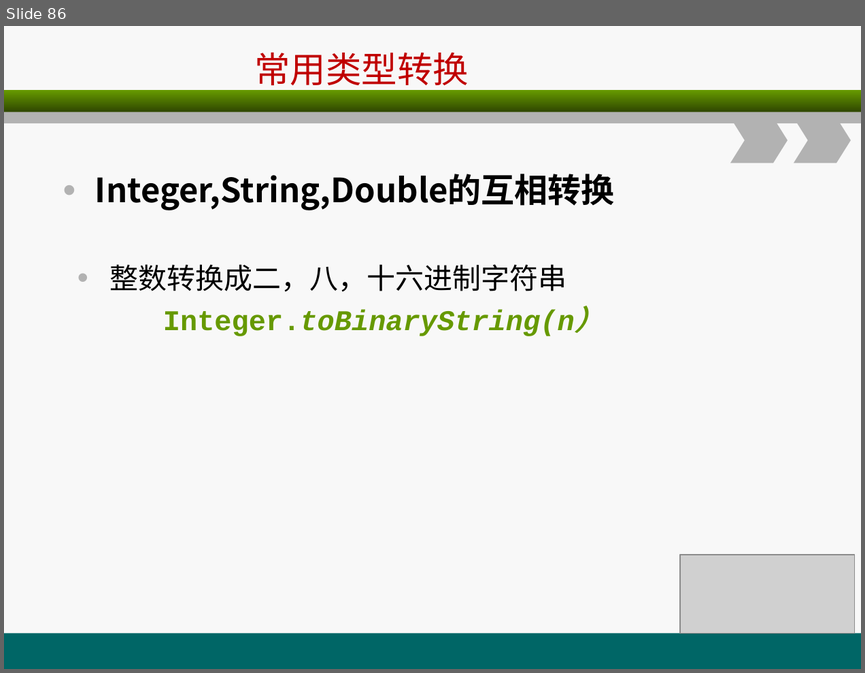
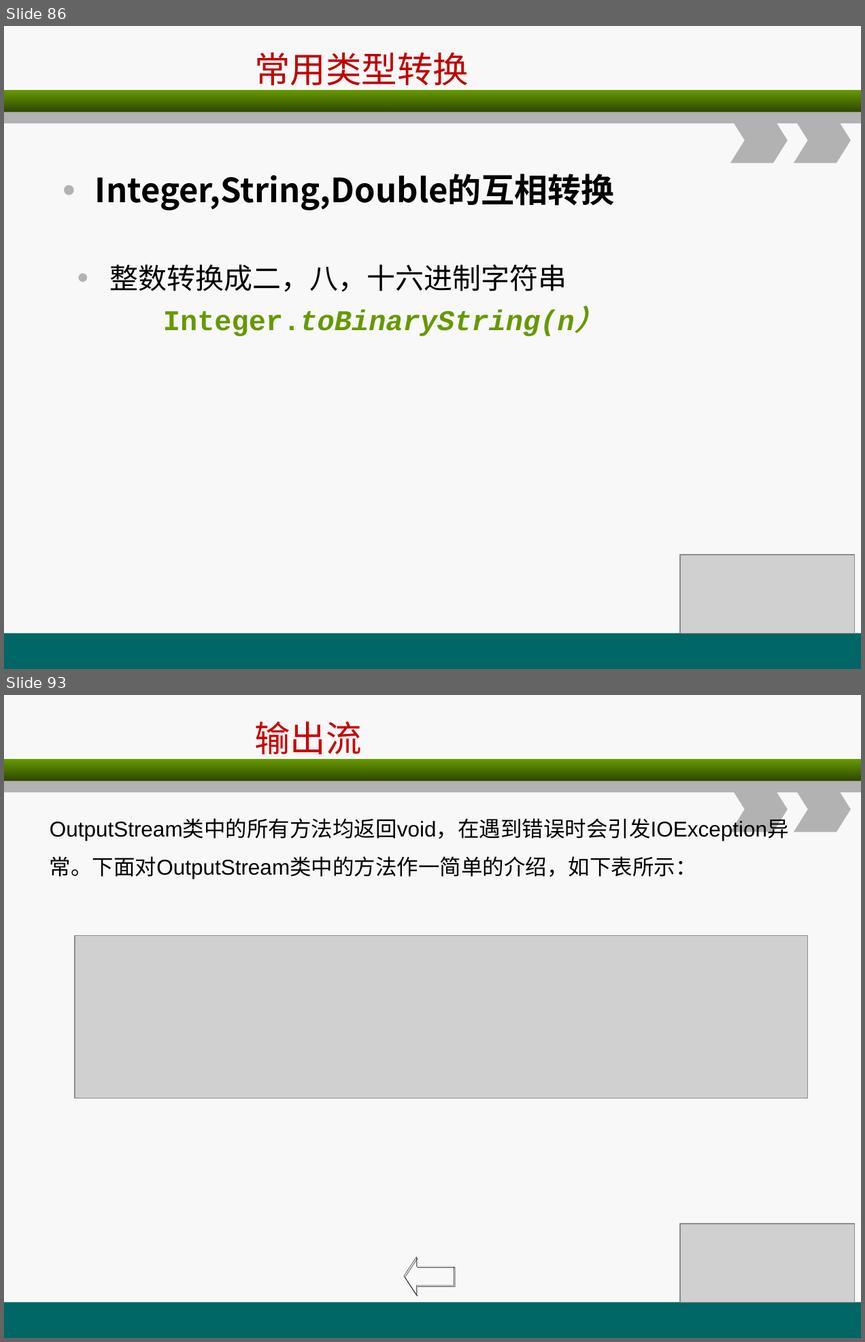
Before and after one commit to christwei/gitDoc, a slide deck: 课件/环宇/java编程基础/A3.ppt. Shown one above the other, each under a label of ours: slide 86 before the commit, slides 86 and 93 after it; the slides between them are not shown. The pictures are 865x673 and 865x1342 pixels, drawn with LibreOffice and Linux fonts; fonts in the diff are those of the drawing; grey boxes stand for pictures. Boxes give left, top, right and bottom in pixels: in the first picture for what was removed or moved away, otherwise in the second. Text is boxed around its words. In the diff, an @@ line names an element or a change of style, - is before the commit and + after.

```diff
--- a/课件/环宇/java编程基础/A3.ppt
+++ b/课件/环宇/java编程基础/A3.ppt
@@ slide 93 added at [4, 695, 861, 1338], background #F8F8F8; not listed: 5 template elements that a slide beside it also shows @@
@@ title added at [254, 722, 361, 761], 30 pt, text #CC0000 @@
+输出流
@@ text added at [50, 819, 789, 879], 18 pt, text #000000 @@
+OutputStream类中的所有方法均返回void，在遇到错误时会引发IOException异常。下面对OutputStream类中的方法作一简单的介绍，如下表所示：
@@ picture added at [75, 936, 808, 1098] @@
@@ picture added at [680, 1223, 855, 1302] @@
@@ left arrow added at [404, 1257, 454, 1295], outline #000000 0.26 pt @@
```
Also in this commit, not shown: 3 slides changed, 24 other slides added, 10 other files.
